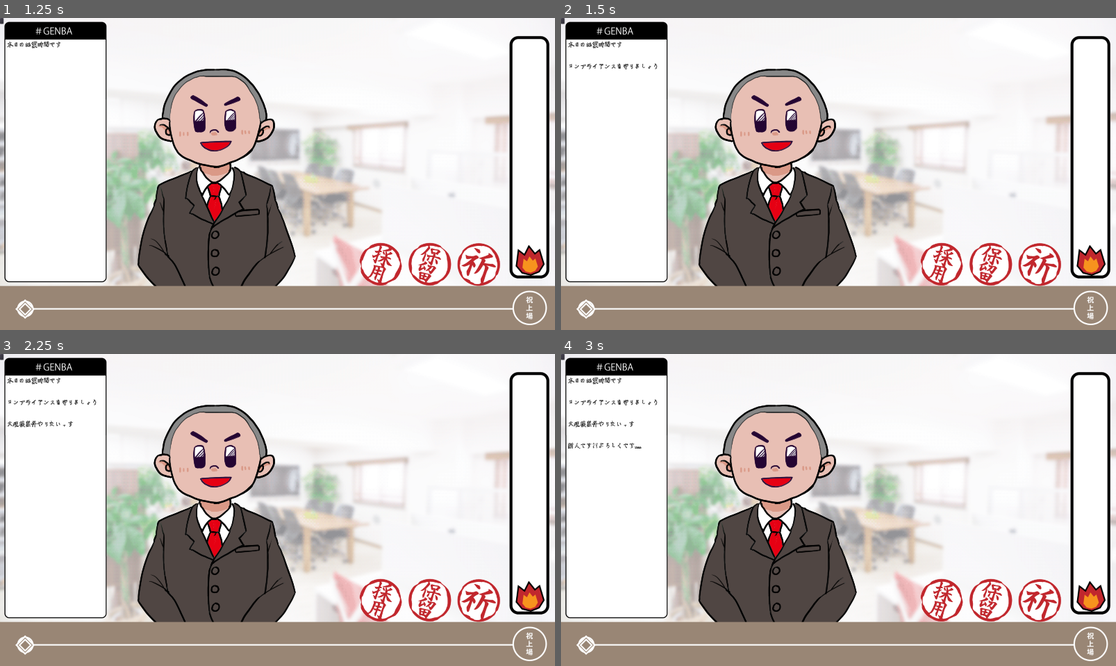
Above: before the commit, frames 1-4 (two rows, left to right).
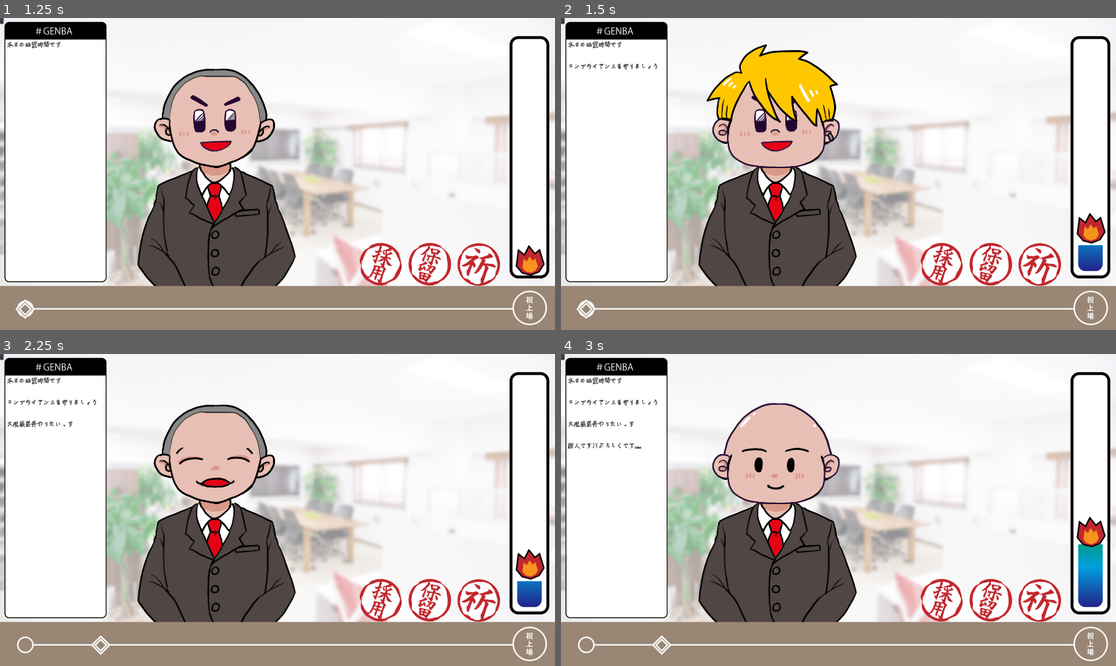
Above: after the commit, the same moments.

Repository: manzyun/PrayForApply
Game: Godot game, scene res://scenes/title_HUD.tscn
Two runs of this game, one before a commit and one after it. Both use one fixed random seed, a clock stepped at 60 frames per second and the inputs below.
Inputs (mouse positions are in pixels of both pictures, inside the frame that each line leads up to):
- Up to frame 1 (1.25 s): click (277, 286) at 0.5 s
- Up to frame 2 (1.5 s): click (943, 264) at 1.25 s
- Up to frame 3 (2.25 s): click (427, 600) at 2 s
- Up to frame 4 (3 s): click (1038, 600) at 2.75 s

Frame 1 is identical in both runs. In frame 2, 5.2% of the frame differs, in the area x 26-99%, y 8-83%; in frame 3, 1.6%; in frame 4, 3.8%.
Error before the commit: Invalid get index '0' (on base: 'Array'). (res://scripts/main.gd:102)

Commit message:
fix main scenes

Diff:
--- a/scenes/main.tscn
+++ b/scenes/main.tscn
@@ -65,9 +65,6 @@
 [node name="Texture" type="Control" parent="."]
 margin_right = 40.0
 margin_bottom = 40.0
-__meta__ = {
-"_edit_use_anchors_": false
-}
 
 [node name="bg" type="TextureRect" parent="Texture"]
 margin_right = 1920.0
@@ -128,7 +125,9 @@
 shortcut = SubResource( 5 )
 
 [connection signal="bad_end" from="." to="ending_HUD" method="show_bad_end"]
+[connection signal="generate_applyer_graphics" from="." to="Applyer" method="_generate_applyer_graphics"]
 [connection signal="good_end" from="." to="ending_HUD" method="show_good_end"]
+[connection signal="play_or_apply_rating" from="." to="main_HUD" method="_calc_score"]
 [connection signal="time_out" from="." to="ending_HUD" method="show_time_out"]
 [connection signal="apply" from="main_HUD" to="." method="_game_controller"]
 [connection signal="generate_applyer_status" from="main_HUD" to="." method="_applyer_status_generator"]
